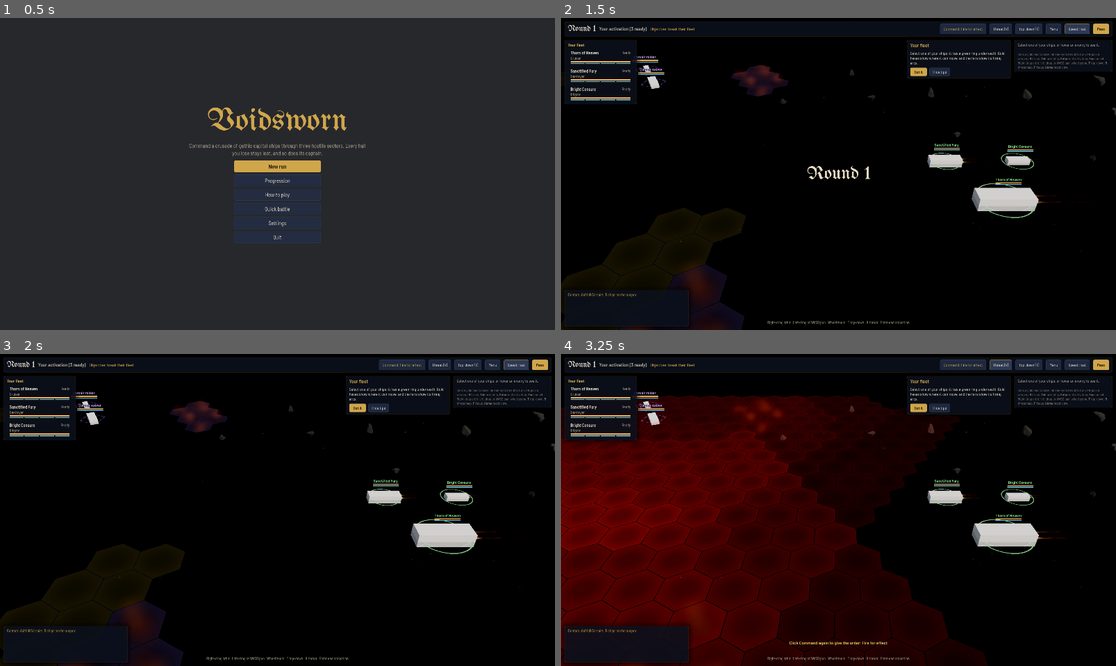
Above: before the commit, frames 1-4 (two rows, left to right).
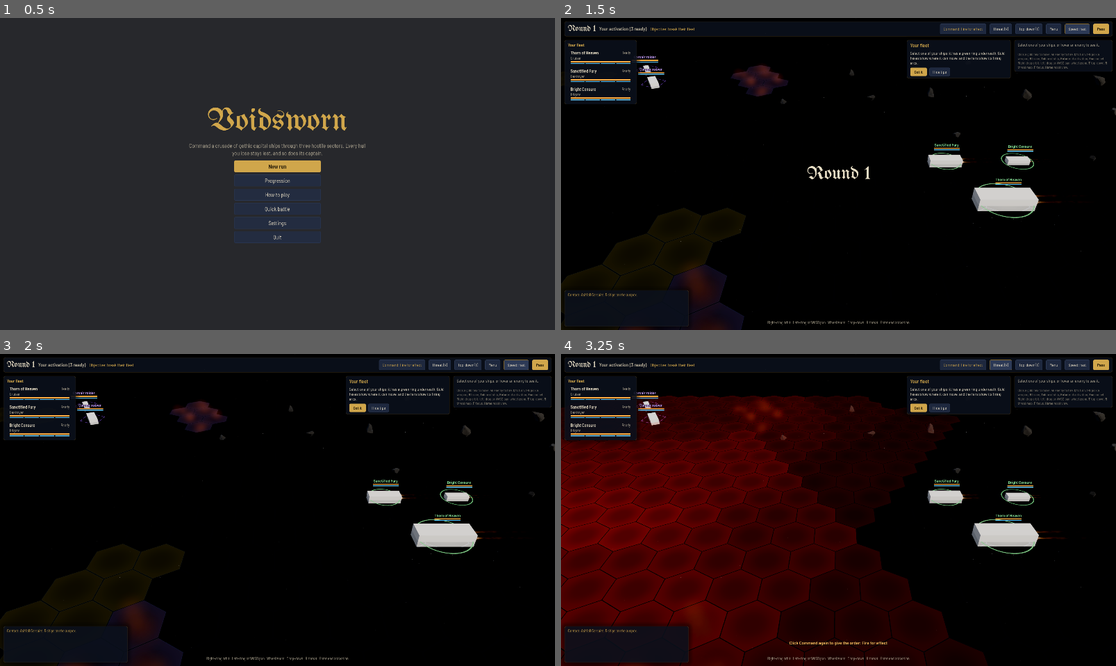
Above: after the commit, the same moments.

Repository: rcbailey12/voidsworn
Game: Godot game, scene res://main/main.tscn
Two runs of this game, one before a commit and one after it. Both use one fixed random seed, a clock stepped at 60 frames per second and the inputs below.
Inputs:
- Up to frame 1 (0.5 s): no input
- Up to frame 2 (1.5 s): click "Quick battle" at 0.5 s; click "Speed: normal" at 1.25 s
- Up to frame 3 (2 s): no input
- Up to frame 4 (3.25 s): click "Command: Fire for effect" at 2 s; click "Threat (R)" at 2.75 s

Frame 1 is identical in both runs. In frame 2, less than 0.1% of the frame differs, in the area x 14-100%, y 15-65%; in frame 3, less than 0.1%; in frame 4, 0.3%, in the area x 0-98%, y 13-100%.

Commit message:
G2: objective zones on the board with their tips (exit, transport exit, station perimeter, relay); the Graphics setting now sets MSAA, shadows, SSAO, SSIL and haze
Co-Authored-By: Claude Opus 5.5 <noreply@anthropic.com>
Claude-Session: https://claude.ai/code/session_01VJBdzhr7ytnn2ZtL2Z9aWh

Diff:
--- a/godot/main/main.gd
+++ b/godot/main/main.gd
@@ -199,6 +199,7 @@
 	_clear()
 	var b = BattleScene.instantiate()
 	b.external = true
+	b.args["quality"] = str(settings["quality"])
 	add_child(b)
 	_settings_to_battle(b)
 	battle = b
@@ -226,6 +227,7 @@
 	b.bot = bot_mode or bool(opts.get("bot", false))
 	b.in_campaign = campaign != null
 	b.can_retreat = campaign != null and str(cfg.get("kind", "")) != "boss"
+	b.args["quality"] = str(settings["quality"])
 	add_child(b)
 	_settings_to_battle(b)
 	battle = b
@@ -247,6 +249,7 @@
 	b.bot = bot_mode or bool(opts.get("bot", false))
 	b.can_retreat = bool(opts.get("can_retreat", false))
 	b.in_campaign = true
+	b.args["quality"] = str(settings["quality"])
 	add_child(b)
 	_settings_to_battle(b)
 	battle = b
--- a/godot/render/board.gd
+++ b/godot/render/board.gd
@@ -100,6 +100,7 @@
 	props.name = "Terrain"
 	add_child(props)
 	_terrain()
+	_zones()
 	refresh()
 
 
@@ -162,6 +163,27 @@
 const ZONE_TINT := {"neb": Color(0.69, 0.49, 1.0, 0.16), "debris": Color(0.83, 0.75, 0.53, 0.12), "storm": Color(1.0, 0.91, 0.4, 0.13)}
 const BASE_FILL := Color(0.04, 0.06, 0.09, 0.18)
 const BASE_RING := Color(0.45, 0.65, 1.0, 0.07)
+
+
+# objective zones (ui3d.js ZONE_INFO): the exit edge green, the transports' exit and the station perimeter red; the relay
+# hex for hold gold
+const ZONE_C := {"exit": Color(0.49, 1.0, 0.61, 0.16), "texit": Color(0.88, 0.48, 0.44, 0.16), "guard": Color(0.88, 0.48, 0.44, 0.14)}
+var zone_of := {}
+
+
+func _zones() -> void:
+	zone_of.clear()
+	if not R.has_method("objZone"):
+		return
+	for h in cells:
+		var z = R.objZone(h.q, h.r)
+		if z != null and ZONE_C.has(str(z)):
+			var k := key(h.q, h.r)
+			zone_of[k] = str(z)
+			base_fill[k] = ZONE_C[str(z)]
+	var o = R.B.get("obj")
+	if o is Dictionary and str(o.get("type", "")) == "hold" and o.get("hex") is Dictionary:
+		base_fill[key(o["hex"]["q"], o["hex"]["r"])] = Color(0.82, 0.65, 0.29, 0.3)
 
 
 func refresh() -> void:
--- a/godot/scenes/battle/battle.gd
+++ b/godot/scenes/battle/battle.gd
@@ -203,6 +203,7 @@
 	fill.light_color = FILL_COL
 	fill.light_energy = 0.5
 	add_child(fill)
+	_apply_quality(str(args.get("quality", "max")))
 	# G4's look (tonemap, exposure, glow, ambient, key and fill) when it is in the build
 	if ResourceLoader.exists("res://render/look.gd"):
 		load("res://render/look.gd").apply(env, key, fill, {"quality": str(args.get("quality", "max"))})
@@ -231,6 +232,32 @@
 	if gfx != null and gfx.has_method("setup"):
 		gfx.setup({"camera": cam, "quality": str(args.get("quality", "max")), "reduce_flashing": false, "shake": 1.0, "unit": 1.0})
 	_build_arrow()
+
+
+# the Graphics setting: max (everything), high (no SSIL, smaller shadows), low (no MSAA, SSAO or volumetric haze)
+func _apply_quality(q: String) -> void:
+	var vp := get_viewport()
+	match q:
+		"low":
+			vp.msaa_3d = Viewport.MSAA_DISABLED
+			vp.screen_space_aa = Viewport.SCREEN_SPACE_AA_FXAA
+			RenderingServer.directional_shadow_atlas_set_size(2048, true)
+		"high":
+			vp.msaa_3d = Viewport.MSAA_2X
+			RenderingServer.directional_shadow_atlas_set_size(4096, true)
+		_:
+			vp.msaa_3d = Viewport.MSAA_4X
+			RenderingServer.directional_shadow_atlas_set_size(4096, true)
+
+
+func _post_quality(q: String) -> void:
+	if q == "low":
+		env.ssao_enabled = false
+		env.ssil_enabled = false
+		env.volumetric_fog_enabled = false
+		env.glow_enabled = true
+	elif q == "high":
+		env.ssil_enabled = false
 
 
 func _build_arrow() -> void:
@@ -352,6 +379,7 @@
 	board.props_world = ResourceLoader.exists("res://world/world.gd") and not args.has("noworld")
 	board.build(R)
 	cam.bounds = board.bounds()
+	_post_quality(str(args.get("quality", "max")))
 	if world != null:
 		world.queue_free()
 		world = null
@@ -1737,6 +1765,10 @@
 			t += "\n%d of %d guns bear on an enemy from here." % [int(st.get("guns", 0)), int(st.get("gunsOf", 0))]
 		t += "\n[color=#7d7768]Q/E change the facing. Click to move.[/color]"
 		return t
+	if board.zone_of.has(hk):
+		var zi := {"exit": ["Exit", "A ship that ends its move here jumps clear of the battle."], "texit": ["Transport exit", "An enemy transport that reaches this edge gets through."],
+			"guard": ["Station perimeter", "Every enemy ship this close to the station at the start of a round knocks out 1 integrity."]}.get(board.zone_of[hk], ["", ""])
+		return "[b]%s[/b]\n%s" % [zi[0], zi[1]]
 	var terr := str(V["terrain"].get(hk, ""))
 	if terr != "":
 		var info = R.TB.get("TERRAIN_INFO", {}).get(terr, {}) if R.TB is Dictionary else {}
